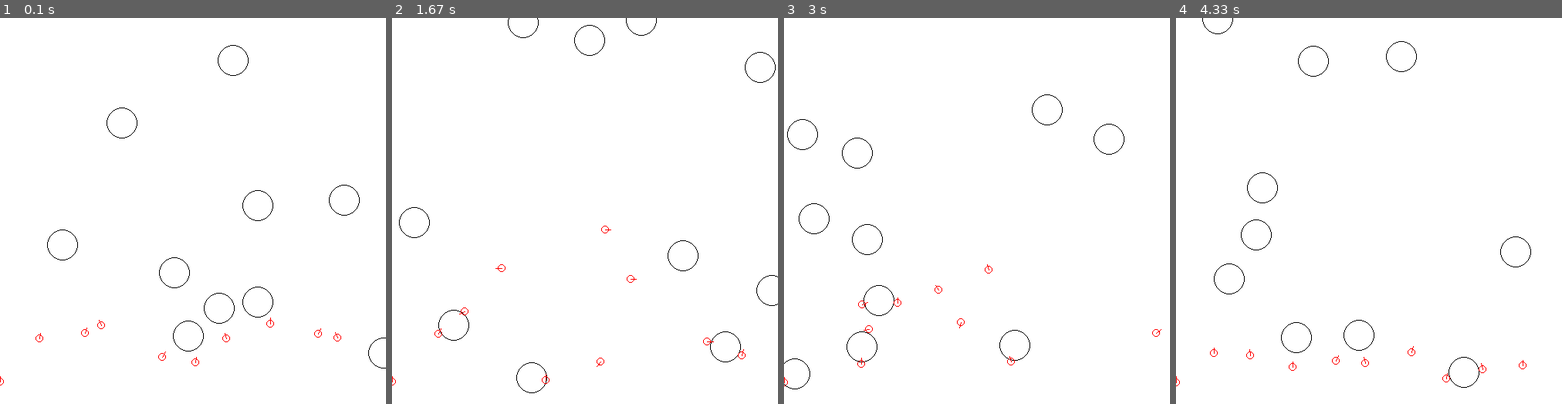
Above: before the commit, frames 1-4 (left to right).
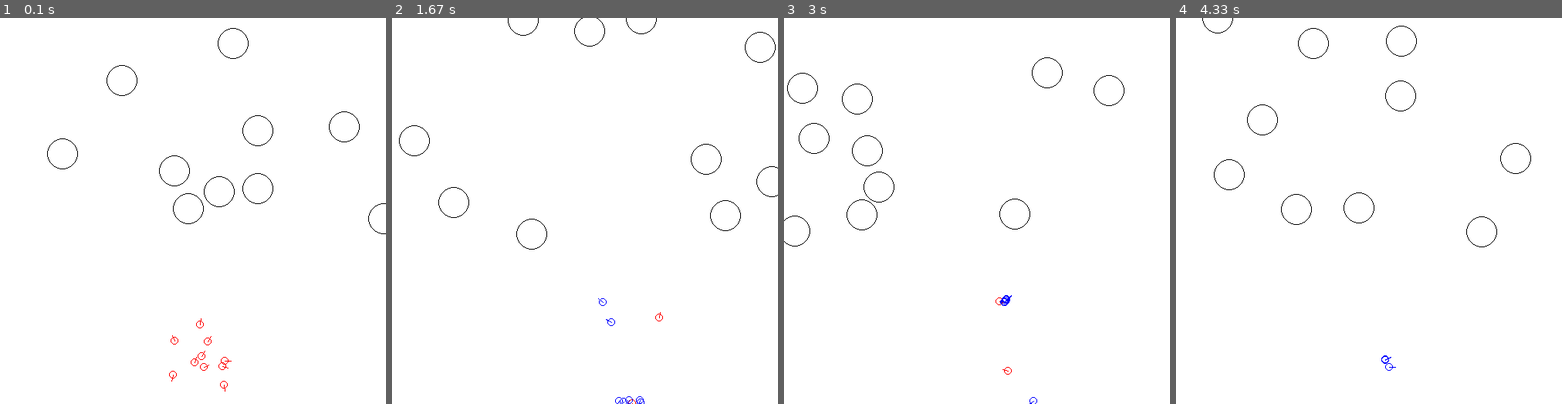
Above: after the commit, the same moments.

Repository: lahlidahlia/genetic-mutation
Game: pygame game, started from race/main.py
Same seed, same stepped clock (60 frames per second), same inputs: the game is played once before the commit and once after it. The source is Python 2; it was converted automatically to run under Python 3.
Inputs:
- Up to frame 1 (0.1 s): no input
- Up to frame 2 (1.67 s): no input
- Up to frame 3 (3 s): no input
- Up to frame 4 (4.33 s): no input

The runs differ from the first frame. In frame 1, 1.1% of the frame differs, in the area x 0-100%, y 2-97%; in frame 2, 0.9%; in frame 3, 1.0%; in frame 4, 1.0%.

Commit message:
Fixed some bugs

Diff:
--- a/circles/main.py
+++ b/circles/main.py
@@ -53,7 +53,7 @@
 #        pygame.draw.circle(window, blackColor, (c.x, c.y), c.r, 2)
 #    winner = circle.parse_chromo(circle.find_winner(circle.population_dict))
 #    pygame.draw.circle(window, blackColor, (winner.x, winner.y), winner.r)
-    winners = circle.get_largest(4)
+    winners = circle.get_largest(10)
     for winner in winners:
         winner = circle.parse_chromo(winner)
         pygame.draw.circle(
--- a/race/car.py
+++ b/race/car.py
@@ -24,7 +24,8 @@
 
     MAX_SPEED = 10
     # Max turn speed
-    MAX_D_DIRECTION = 10
+    MAX_D_DIRECTION = 50
+    ELITES = 2
 
     # Contains weights
     population_ls = []
--- a/race/main.py
+++ b/race/main.py
@@ -26,6 +26,7 @@
 whiteColor = pygame.Color(255, 255, 255)
 blackColor = pygame.Color(0, 0, 0)
 redColor = pygame.Color(255, 0, 0)
+blueColor = pygame.Color(0, 0, 255)
 
 font = pygame.font.SysFont("monospace", 20)
 
@@ -43,7 +44,7 @@
     # Add to the chromosome list (because the weights are chromosomes)
     Car.Car.population_ls.append(weight_ls)
 
-obstacle.generate_obstacle(window, 10, SCREEN_WIDTH, SCREEN_HEIGHT, blackColor)
+obstacle.generate_obstacle(window, 10, SCREEN_WIDTH, SCREEN_HEIGHT - 200, blackColor)
 # Reset car list
 Car.Car.car_list = []
 # Get all the weights
@@ -51,7 +52,7 @@
 
 # Generate cars
 for i in range(Car.Car.POPULATION):
-    Car.Car(SCREEN_WIDTH * i / Car.Car.POPULATION, SCREEN_HEIGHT - 25, redColor, 4, weight_ls_ls.pop())
+    Car.Car(SCREEN_WIDTH / 2, SCREEN_HEIGHT - 25, redColor, 4, weight_ls_ls.pop())
 
 reset = False
 
@@ -68,11 +69,11 @@
         #print ls
         #print Car.Car.find_winner()
 
-        ls = Car.Car.generate_generation("values", False, Car.Car.MAX_MUTATE)
+        ls = Car.Car.generate_generation("values", Car.Car.ELITES, Car.Car.MAX_MUTATE)
         #pprint.pprint(ls)
 
         # Generate obstacle
-        obstacle.generate_obstacle(window, 10, SCREEN_WIDTH, SCREEN_HEIGHT, blackColor)
+        obstacle.generate_obstacle(window, 10, SCREEN_WIDTH, SCREEN_HEIGHT - 200, blackColor)
         # Reset car list
         Car.Car.car_list = []
         # Get all the weights
@@ -84,7 +85,10 @@
         Car.Car.car_ls = []
         # Create new cars
         for i in range(Car.Car.POPULATION):
-            Car.Car(SCREEN_WIDTH * i / Car.Car.POPULATION, SCREEN_HEIGHT - 25, redColor, 4, weight_ls_ls.pop())
+            if i < Car.Car.ELITES:
+                Car.Car(SCREEN_WIDTH / 2, SCREEN_HEIGHT - 25, redColor, 4, weight_ls_ls.pop())
+            else:
+                Car.Car(SCREEN_WIDTH / 2, SCREEN_HEIGHT - 25, blueColor, 4, weight_ls_ls.pop())
         reset = False
     window.fill(whiteColor)
 
Not shown, changed: .gitignore
Not shown, removed: race/.main.py.swp
